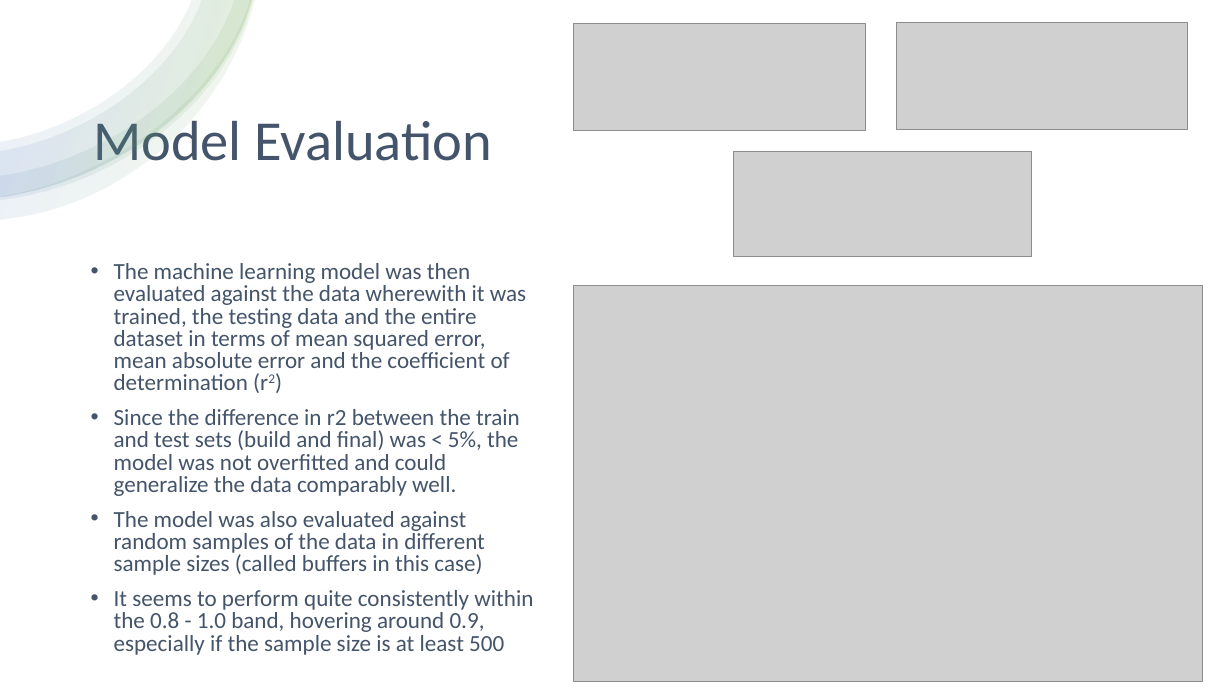
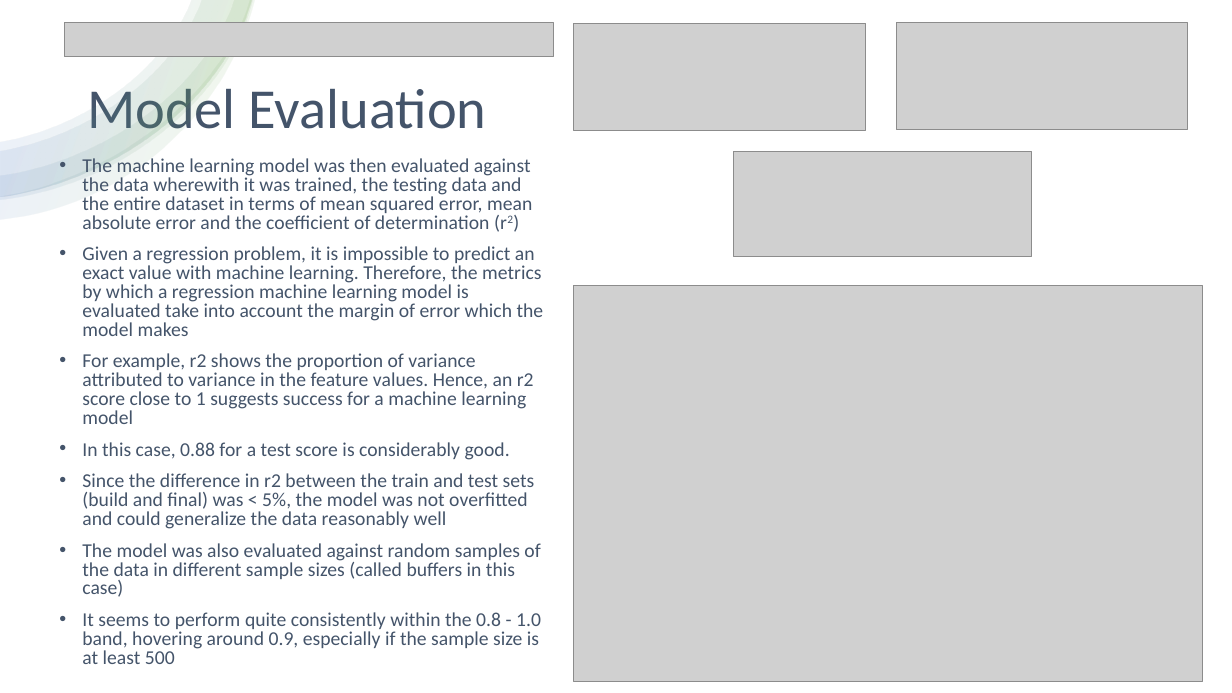
Before and after one commit to ethanolx/Mushrooms-Housing-py, a slide deck: slide 9 of doc/regression-highlights.pptx. Drawn at 1232x693 pixels with LibreOffice and Linux fonts; fonts in the diff are those of the drawing; grey boxes stand for pictures. Boxes give left, top, right and bottom in pixels: in the first picture for what was removed or moved away, otherwise in the second. Text is boxed around its words. In the diff, an @@ line names an element or a change of style, - is before the commit and + after.

```diff
--- a/doc/regression-highlights.pptx
+++ b/doc/regression-highlights.pptx
@@ picture added at (65, 23, 555, 57) @@
@@ title "Model Evaluation" rewrapped from (93, 121, 492, 166) to (87, 88, 487, 129) @@
@@ text "The machine learning model was ...": place and size @@
-text "The machine learning model was ..." at (114, 263, 533, 655)
+text "The machine learning model was ..." at (82, 156, 544, 664)
@@ text at (82, 156, 541, 664): size 18 to 15.3 pt in "The machine learning model was then evaluated ...", "The model was also evaluated against random ...", "It seems to perform quite consistently within ..." @@
@@ text at (82, 246, 544, 529): text changed; size 18 to 15.3 pt @@
-• Since the difference in r2 between the train and test sets (build and final) was < 5%, the model was not overfitted and could generalize the data comparably well.
+• Given a regression problem, it is impossible to predict an exact value with machine learning. Therefore, the metrics by which a regression machine learning model is evaluated take into account the margin of error which the model makes
+• For example, r2 shows the proportion of variance attributed to variance in the feature values. Hence, an r2 score close to 1 suggests success for a machine learning model
+• In this case, 0.88 for a test score is considerably good.
+• Since the difference in r2 between the train and test sets (build and final) was < 5%, the model was not overfitted and could generalize the data reasonably well
```
Also in this commit, not shown: 8 other slides changed, 4 other files.
